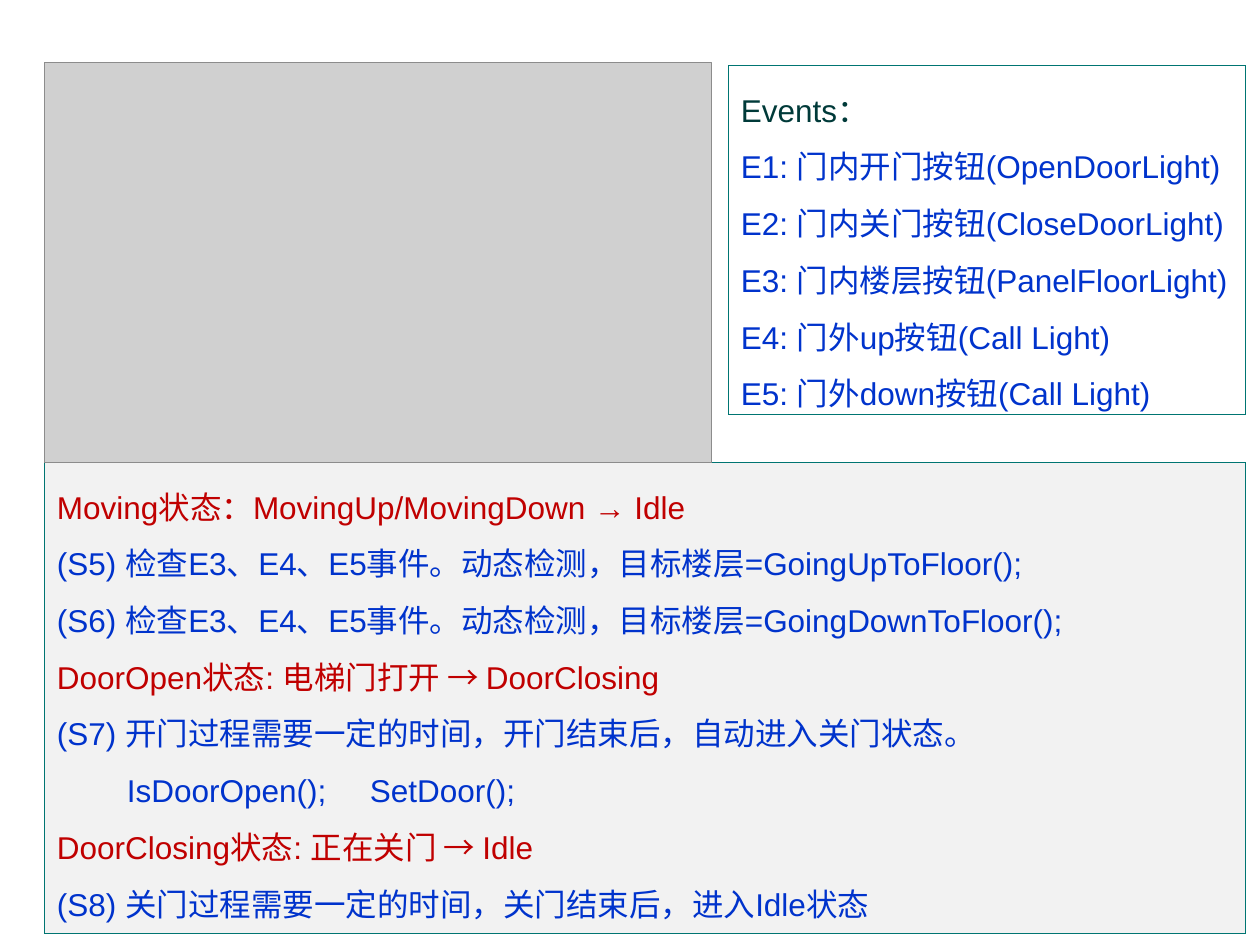
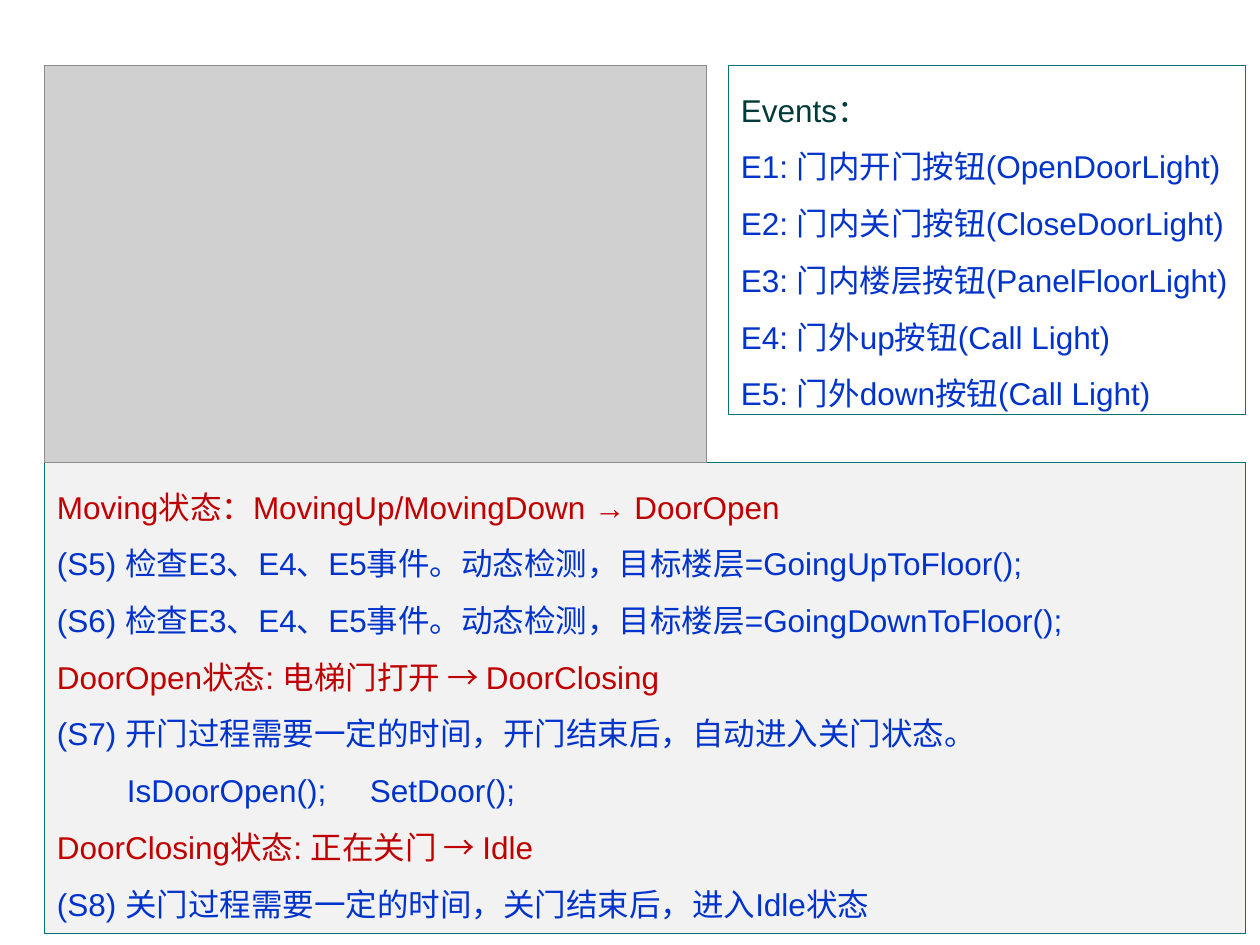
Before and after one commit to jtrfid/C-Repositories, a slide deck: slide 26 of C语言课程设计/2016/Garage_mfc/状态和状态机.pptx. Drawn at 1260x945 pixels with LibreOffice and Linux fonts; fonts in the diff are those of the drawing; grey boxes stand for pictures; background and template pictures are left out. Boxes give left, top, right and bottom in pixels: in the first picture for what was removed or moved away, otherwise in the second. Text is boxed around its words. In the diff, an @@ line names an element or a change of style, - is before the commit and + after.

Commit message:
修订电梯仿真程序和文档

```diff
--- a/C语言课程设计/2016/Garage_mfc/状态和状态机.pptx
+++ b/C语言课程设计/2016/Garage_mfc/状态和状态机.pptx
@@ picture: place and size @@
-picture at (44, 62, 711, 462)
+picture at (44, 66, 706, 462)
@@ text in rectangle at (57, 494, 779, 525): text changed @@
-Moving状态：MovingUp/MovingDown → Idle
+Moving状态：MovingUp/MovingDown → DoorOpen
```
Also in this commit, not shown: 1 other slide changed, 3 other files.
